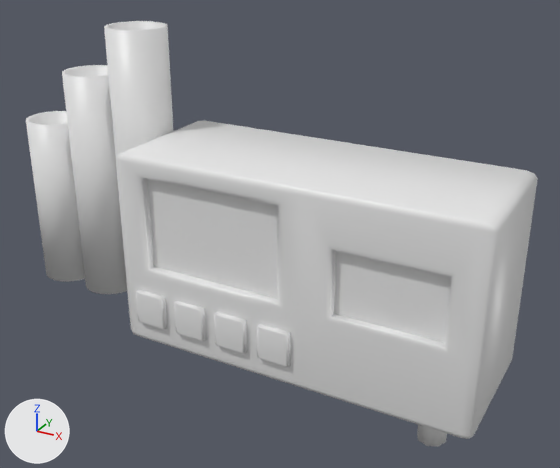
An edit to the FBX model Assets/Prefabs/Models/Room Furniture/Drink Machine/drinkMachine.fbx, drawn before and after from the same camera.
Camera for both pictures: a 50 mm lens placed at (7.61, -14.02, 6.72), pointed at (0.55, -1.18, 0.3). Lighting does not change. The marker at lower left points along +X, +Y and +Z. The first picture is the older version. Vertices at exactly the same position are counted once.

The first picture shows 'drinkMachine'.
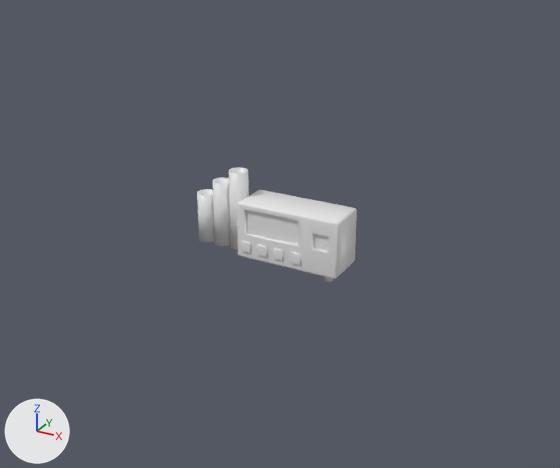
Changed parts and their boxes (x1, y1, x2, y2) in the pictures (560 x 468 px; the box of a moved part takes in the faces that stretch with it):
```json
{"object": "drinkMachine", "change": "reshaped", "before": [26, 21, 538, 447], "after": [197, 167, 357, 282], "on screen": "69% narrower, 73% shorter"}
{"part": 1, "of": "me_cube_017", "change": "moved or reshaped", "before": [417, 425, 447, 447], "after": [324, 277, 333, 282]}
{"part": 2, "of": "me_cube_017", "change": "moved or reshaped", "before": [26, 111, 85, 281], "after": [197, 189, 215, 242]}
{"part": 3, "of": "me_cube_017", "change": "moved or reshaped", "before": [62, 65, 127, 294], "after": [212, 177, 231, 246]}
{"part": 4, "of": "me_cube_017", "change": "moved or reshaped", "before": [104, 21, 174, 156], "after": [229, 167, 249, 250]}
{"part": 5, "of": "me_cube_017", "change": "moved or reshaped", "before": [116, 120, 538, 439], "after": [237, 190, 357, 279]}
```

The change, as JSON lines over the scene's bpy script:
```json
{"block": "me_cube_017", "where": "# used by ob_drinkmachine; location = (0.0, 0.0, 0.0)"}
{"op": "remove", "block": "me_cube_017", "code": "me_cube_017.from_pydata(...)  # 674 vertices, 672 faces; spans x -6.06..5.28, y -3.01..-0.01, z -2.88..4.23"}
{"op": "add", "block": "me_cube_017", "code": "me_cube_017.from_pydata(...)  # 674 vertices, 672 faces; spans x -1.9..1.75, y -1.0..0.0, z -0.85..1.24"}
{"block": "me_cube_017", "change": "me_cube_017 part 1: the loose piece of 32 vertices spanning x 4.02..4.6, y -2.25..-1.68, z -2.88..-1.92 is scaled about its middle by 0.331, then moved by (-2.95, 1.45, 1.71)"}
{"block": "me_cube_017", "change": "me_cube_017 part 2: the loose piece of 128 vertices spanning x -6.06..-4.77, y -1.79..-0.51, z -1.96..1.96 is scaled about its middle by (0.331, 0.331, 0.288), then moved by (3.73, 0.63, 0.02)"}
{"block": "me_cube_017", "change": "me_cube_017 part 3: the loose piece of 128 vertices spanning x -4.77..-3.49, y -1.79..-0.51, z -1.98..3.18 is scaled about its middle by (0.331, 0.331, 0.288), then moved by (2.86, 0.63, -0.4)"}
{"block": "me_cube_017", "change": "me_cube_017 part 4: the loose piece of 128 vertices spanning x -3.47..-2.19, y -1.79..-0.51, z -2.0..4.23 is scaled about its middle by (0.331, 0.331, 0.288), then moved by (2.0, 0.63, -0.77)"}
{"block": "me_cube_017", "change": "me_cube_017 part 5: 258 of 674 vertices moved; they spanned x -2.21..5.28, y -3.01..-0.01, z -2.0..2.1 and now span x -0.64..1.75, y -1.0..0.0, z -0.56..0.69; mean shift (-0.35, 1.43, 0.18); largest move (5.28, -2.83, -1.88) -> (1.75, -0.94, -0.52)"}
```
